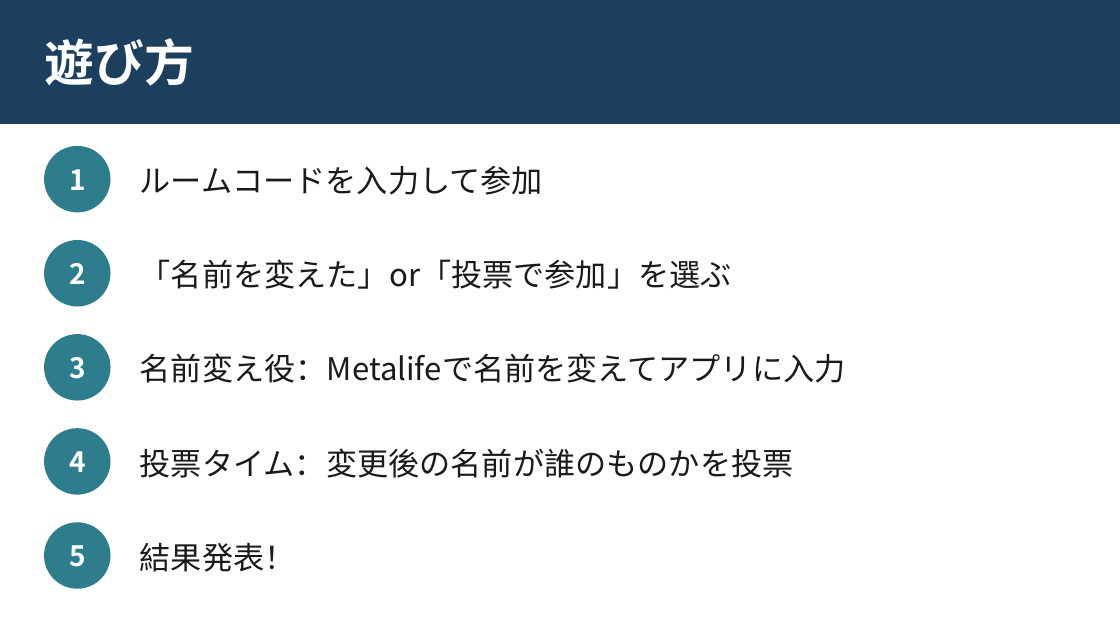
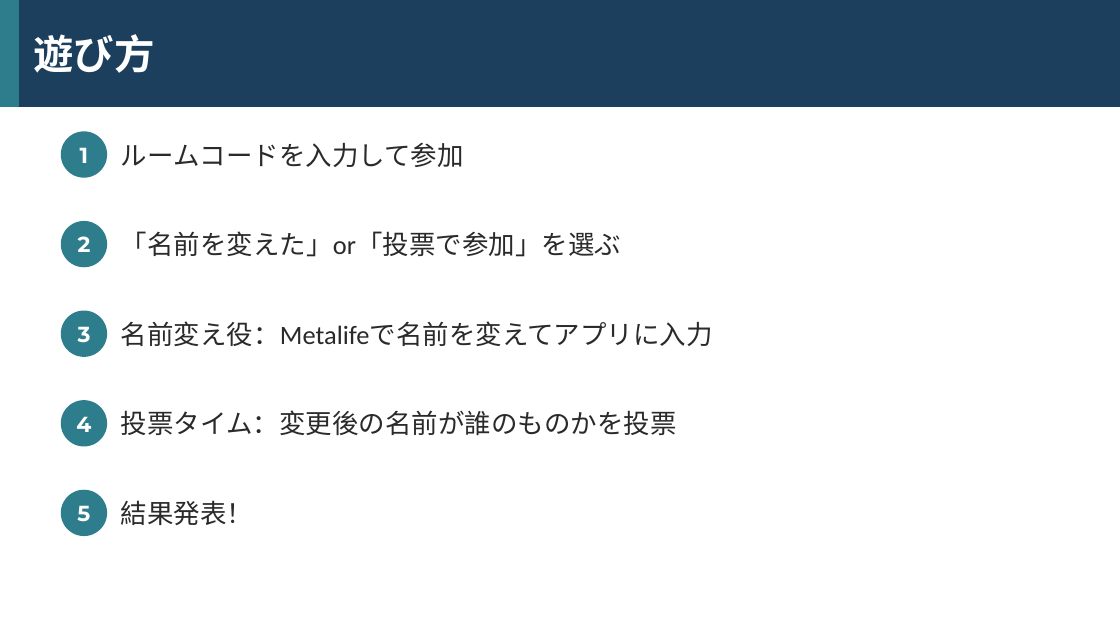
Before and after one commit to tagiiii/roomk-tools, a slide deck: slide 4 of docs/name-change-guide.pptx. Drawn at 1120x630 pixels with LibreOffice and Linux fonts; fonts in the diff are those of the drawing. Boxes give left, top, right and bottom in pixels: in the first picture for what was removed or moved away, otherwise in the second. Text is boxed around its words. In the diff, an @@ line names an element or a change of style, - is before the commit and + after.

```diff
--- a/docs/name-change-guide.pptx
+++ b/docs/name-change-guide.pptx
@@ rectangle: place and size @@
-rectangle at <box>0,0,1120,123</box>
+rectangle at <box>0,0,1120,106</box>
@@ rectangle added at <box>0,0,18,106</box>, fill #2E7D8C, outline #2E7D8C 1 pt @@
@@ text "遊び方": place and size @@
-text "遊び方" at <box>45,38,194,86</box>
+text "遊び方" at <box>34,34,155,73</box>
@@ text "遊び方" at <box>34,34,155,73</box>: size 32 to 26 pt, font Noto Sans CJK JP to Montserrat @@
@@ text "1": place and size @@
-text "1" at <box>69,169,86,190</box>
+text "1" at <box>80,147,89,163</box>
@@ ellipse: place and size @@
-ellipse at <box>45,147,110,212</box>
+ellipse at <box>62,132,106,177</box>
@@ text "ルームコードを入力して参加": place and size @@
-text "ルームコードを入力して参加" at <box>140,166,543,195</box>
+text "ルームコードを入力して参加" at <box>121,142,464,167</box>
@@ text "2": place and size @@
-text "2" at <box>69,263,86,284</box>
+text "2" at <box>78,236,91,252</box>
@@ ellipse: place and size @@
-ellipse at <box>45,241,110,306</box>
+ellipse at <box>62,222,106,267</box>
@@ text "「名前を変えた」or「投票で参加」を選ぶ": place and size @@
-text "「名前を変えた」or「投票で参加」を選ぶ" at <box>140,259,732,289</box>
+text "「名前を変えた」or「投票で参加」を選ぶ" at <box>121,231,621,257</box>
@@ text "3": place and size @@
-text "3" at <box>69,357,86,379</box>
+text "3" at <box>78,326,91,343</box>
@@ ellipse: place and size @@
-ellipse at <box>45,335,110,400</box>
+ellipse at <box>62,311,106,356</box>
@@ text "名前変え役：Metalifeで名前を変えてアプリに入力": place and size @@
-text "名前変え役：Metalifeで名前を変えてアプリに入力" at <box>140,353,846,383</box>
+text "名前変え役：Metalifeで名前を変えてアプリに入力" at <box>121,321,713,346</box>
@@ text "4": place and size @@
-text "4" at <box>69,451,86,472</box>
+text "4" at <box>76,416,91,432</box>
@@ ellipse: place and size @@
-ellipse at <box>45,429,110,494</box>
+ellipse at <box>62,401,106,446</box>
@@ text "投票タイム：変更後の名前が誰のものかを投票": place and size @@
-text "投票タイム：変更後の名前が誰のものかを投票" at <box>140,448,794,478</box>
+text "投票タイム：変更後の名前が誰のものかを投票" at <box>121,410,677,435</box>
@@ size 18 to 14 pt, font Noto Sans CJK JP to Montserrat in 5 elements at <box>80,147,89,163</box>, <box>78,236,91,252</box>, <box>78,326,91,343</box>, <box>76,416,91,432</box>, <box>77,505,90,522</box> @@
@@ text "5": place and size @@
-text "5" at <box>69,545,86,567</box>
+text "5" at <box>77,505,90,522</box>
@@ ellipse: place and size @@
-ellipse at <box>45,523,110,588</box>
+ellipse at <box>62,491,106,535</box>
@@ size 20 to 17 pt, font Noto Sans CJK JP to Calibri, text colour #1A1A1A to #2A2A2A in 5 elements at <box>121,142,464,167</box>, <box>121,231,621,257</box>, <box>121,321,713,346</box>, <box>121,410,677,435</box>, <box>121,500,253,525</box> @@
@@ text "結果発表！": place and size @@
-text "結果発表！" at <box>140,542,296,572</box>
+text "結果発表！" at <box>121,500,253,525</box>
```
Also in this commit, not shown: 5 other slides changed, 2 other files.
